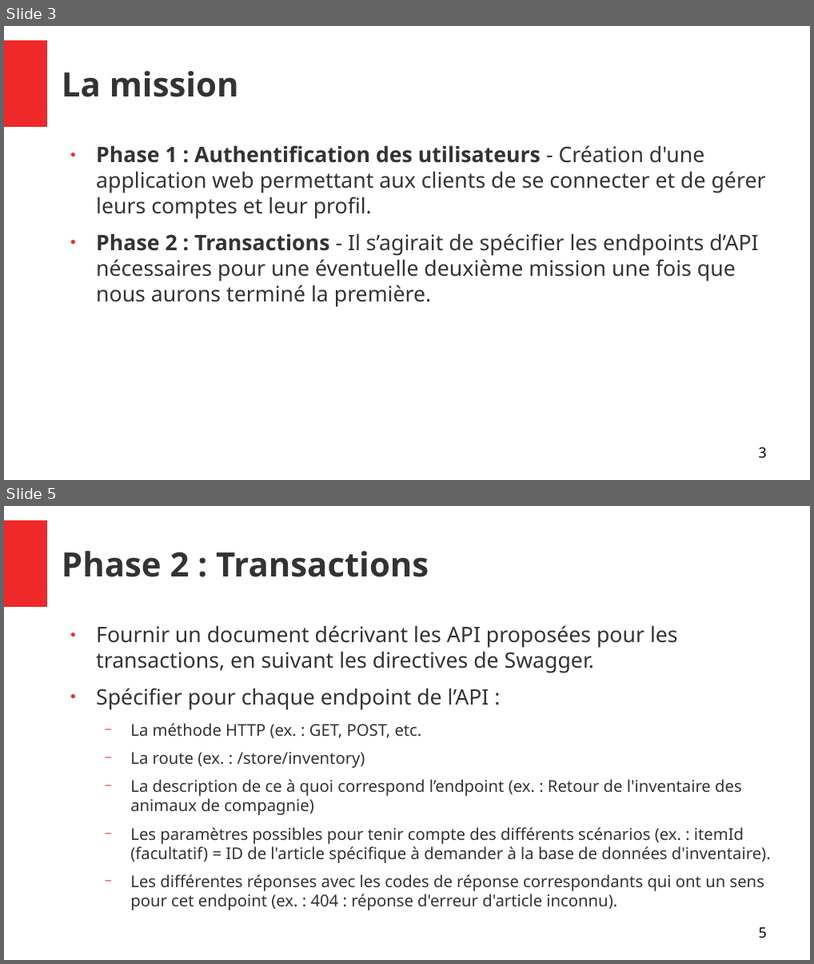
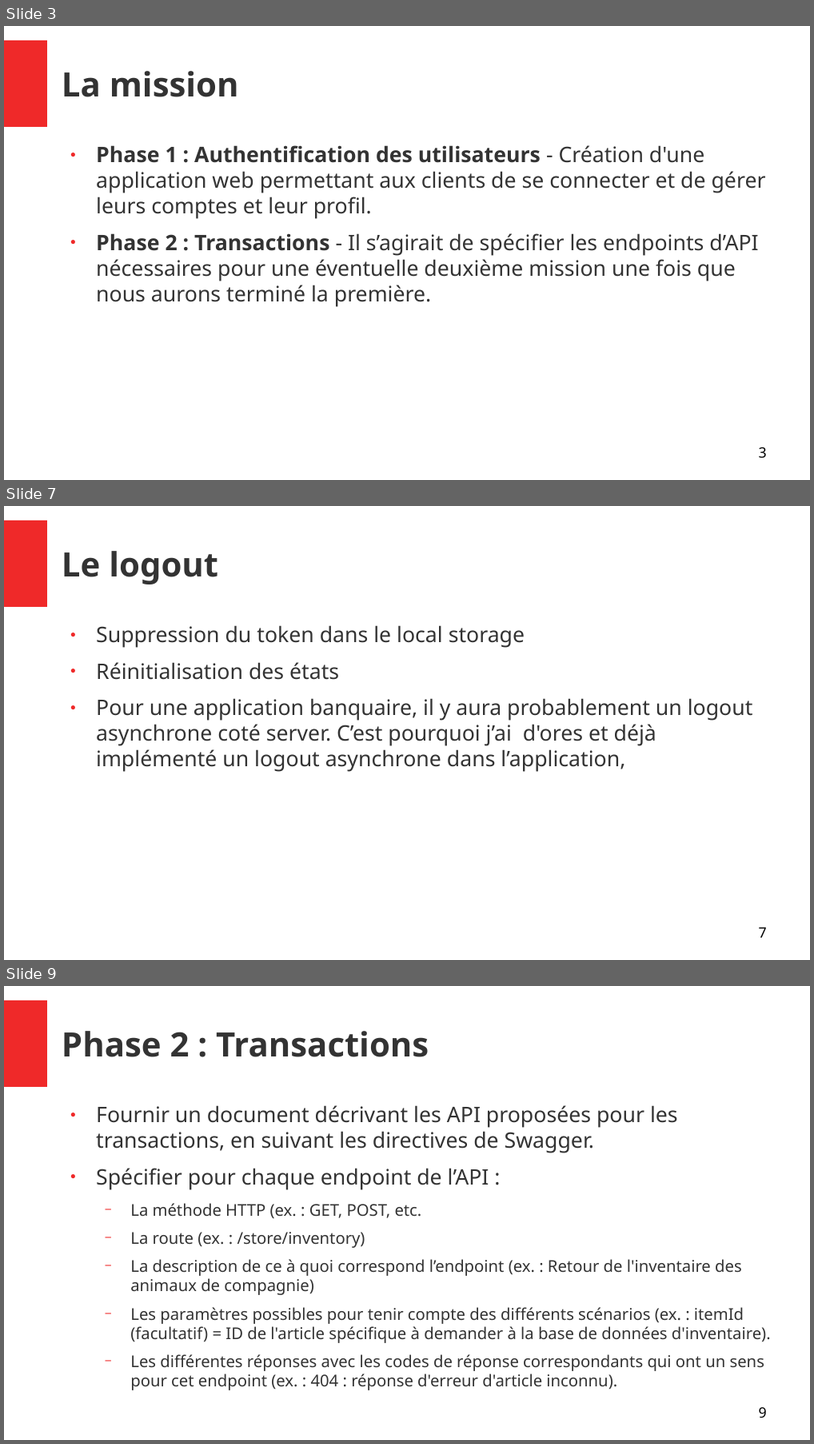
Before and after one commit to joskapotin/joskapotin_13_01042022, a slide deck: OC/SOUTENANCE/presentationProjet13.odp. Shown one above the other, each under a label of ours: slides 3 and 5 before the commit, slides 3, 7 and 9 after it; the slides between them are not shown. The pictures are 814x964 and 814x1444 pixels, drawn with LibreOffice and Linux fonts; fonts in the diff are those of the drawing. Boxes give left, top, right and bottom in pixels: in the first picture for what was removed or moved away, otherwise in the second. Text is boxed around its words. In the diff, an @@ line names an element or a change of style, - is before the commit and + after.

```diff
--- a/OC/SOUTENANCE/presentationProjet13.odp
+++ b/OC/SOUTENANCE/presentationProjet13.odp
@@ slide 7 added at [4, 506, 810, 960], background #FFFFFF; not listed: 1 template element that a slide beside it also shows @@
@@ title added at [62, 551, 218, 584], 33 pt, text #333333, bold @@
+Le logout
@@ text added at [96, 625, 754, 772], 21 pt, text #333333 @@
+● Suppression du token dans le local storage
+● Réinitialisation des états
+● Pour une application banquaire, il y aura probablement un logout asynchrone coté server. C’est pourquoi j’ai d'ores et déjà implémenté un logout asynchrone dans l’application,
@@ page number added at [759, 927, 767, 937], 14 pt, text #000000 @@
+7
@@ what was slide 5 is now slide 9 @@
@@ page number at [759, 1407, 767, 1418]: text changed @@
-5
+9
```
Also in this commit, not shown: 3 slides changed, 3 other slides added, 1 slide removed, 4 other files.
